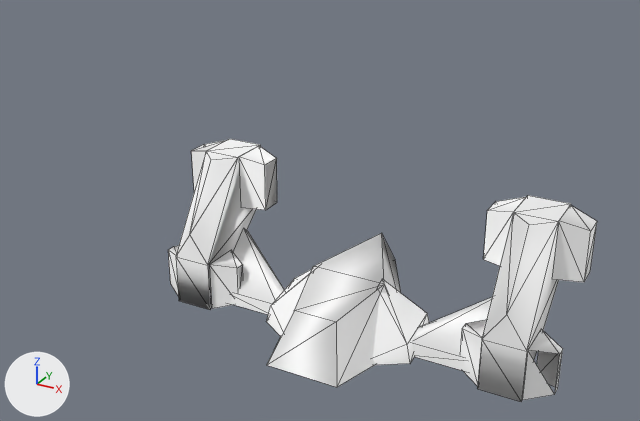
A saved change to the OBJ model Assets/Art/Nova1492/GXConverted/Models/UnitParts/ArmWeapons/datan_common_n_arm67_sts_11adf732.obj.
One viewpoint serves both versions: a 50 mm camera at (1.237, -2.525, 1.669) aimed at (-0.016, -0.246, 0.53). Every picture has the same lights, and +X, +Y and +Z are marked at lower left. The older version comes first. Mesh edges are drawn as thin lines. Where no turn or scale is listed for an object, it has been applied to the vertices.

The first picture shows 'datan_common_n_arm67_sts_11adf732'.
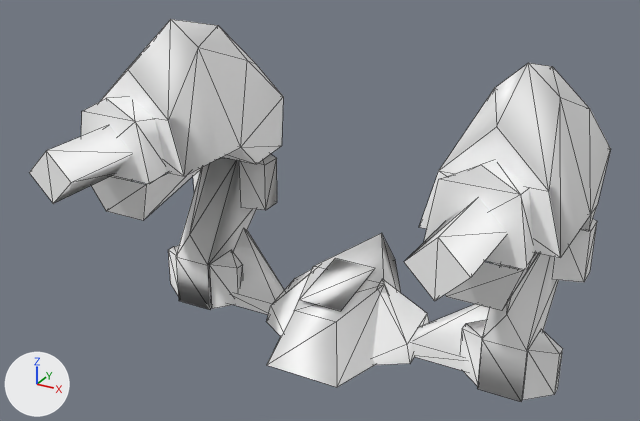
Changed parts and their boxes [x1, y1, x2, y2] in the pictures (640 x 421 px):
'datan_common_n_arm67_sts_11adf732', reshaped: before [168, 139, 597, 402]; after [168, 154, 597, 402]
'datan_common_n_arm67_sts_11adf732_mesh03', added: after [404, 63, 611, 311]
'datan_common_n_arm67_sts_11adf732_mesh01', added: after [29, 19, 283, 220]
'datan_common_n_arm67_sts_11adf732_mesh05', added: after [299, 258, 375, 311]
part 1 of me_datan_common_n_arm67_sts_11adf732, added: after [528, 350, 560, 394]

The change, as a diff of the scene's bpy script:
```diff
--- a/Assets/Art/Nova1492/GXConverted/Models/UnitParts/ArmWeapons/datan_common_n_arm67_sts_11adf732.obj.py
+++ b/Assets/Art/Nova1492/GXConverted/Models/UnitParts/ArmWeapons/datan_common_n_arm67_sts_11adf732.obj.py
@@ me_datan_common_n_arm67_sts_11adf732 @@
 # used by ob_datan_common_n_arm67_sts_11adf732; location = (0.0, 0.0, 0.0)
 # verts and faces of me_datan_common_n_arm67_sts_11adf732; kept vertices keep their numbers, new ones are numbered from 130
 # before: 122 (0.76, -0.11, 0.01) at pixel (554, 394), 125 (0.76, -0.11, 0.16) at pixel (559, 354), 128 (0.67, -0.17, 0.17) at pixel (527, 350)
-me_datan_common_n_arm67_sts_11adf732.from_pydata(...)  # 130 vertices, 144 faces; spans x -0.77..0.77, y -0.4..0.34, z -0.01..0.53
+me_datan_common_n_arm67_sts_11adf732.from_pydata(...)  # 130 vertices, 145 faces; spans x -0.77..0.77, y -0.4..0.34, z -0.01..0.53
+# me_datan_common_n_arm67_sts_11adf732 part 1
+faces += [(122, 125, 128)]
 me_datan_common_n_arm67_sts_11adf732.materials.append(mat_datan_common_n_arm67_sts_11adf732)
@@ me_datan_common_n_arm67_sts_11adf732_mesh05 @@
+me_datan_common_n_arm67_sts_11adf732_mesh05.from_pydata([(-0.08, -0.275, 0.202), (0.077, -0.275, 0.202), (0.077, -0.018, 0.243), (-0.08, -0.018, 0.243)], [], [(0, 1, 2), (2, 3, 0)])
+me_datan_common_n_arm67_sts_11adf732_mesh05.materials.append(mat_datan_common_n_arm67_sts_11adf732)  # its picture is missing
@@ me_datan_common_n_arm67_sts_11adf732_mesh03 @@
+me_datan_common_n_arm67_sts_11adf732_mesh03.from_pydata(...)  # 46 vertices, 61 faces; spans x 0.399..0.795, y -0.807..0.302, z 0.49..1.075
+me_datan_common_n_arm67_sts_11adf732_mesh03.materials.append(mat_datan_common_n_arm67_sts_11adf732)  # its picture is missing
@@ me_datan_common_n_arm67_sts_11adf732_mesh01 @@
+me_datan_common_n_arm67_sts_11adf732_mesh01.from_pydata(...)  # 46 vertices, 61 faces; spans x -0.795..-0.399, y -0.808..0.302, z 0.49..1.075
+me_datan_common_n_arm67_sts_11adf732_mesh01.materials.append(mat_datan_common_n_arm67_sts_11adf732)  # its picture is missing
@@ ob_datan_common_n_arm67_sts_11adf732_mesh05 @@
+ob_datan_common_n_arm67_sts_11adf732_mesh05 = bpy.data.objects.new('datan_common_n_arm67_sts_11adf732_mesh05', me_datan_common_n_arm67_sts_11adf732_mesh05)
+ob_datan_common_n_arm67_sts_11adf732_mesh05.location = (0.0, 0.0, 0.0)
@@ ob_datan_common_n_arm67_sts_11adf732_mesh03 @@
+ob_datan_common_n_arm67_sts_11adf732_mesh03 = bpy.data.objects.new('datan_common_n_arm67_sts_11adf732_mesh03', me_datan_common_n_arm67_sts_11adf732_mesh03)
+ob_datan_common_n_arm67_sts_11adf732_mesh03.location = (0.0, 0.0, 0.0)
@@ ob_datan_common_n_arm67_sts_11adf732_mesh01 @@
+ob_datan_common_n_arm67_sts_11adf732_mesh01 = bpy.data.objects.new('datan_common_n_arm67_sts_11adf732_mesh01', me_datan_common_n_arm67_sts_11adf732_mesh01)
+ob_datan_common_n_arm67_sts_11adf732_mesh01.location = (0.0, 0.0, 0.0)
```
